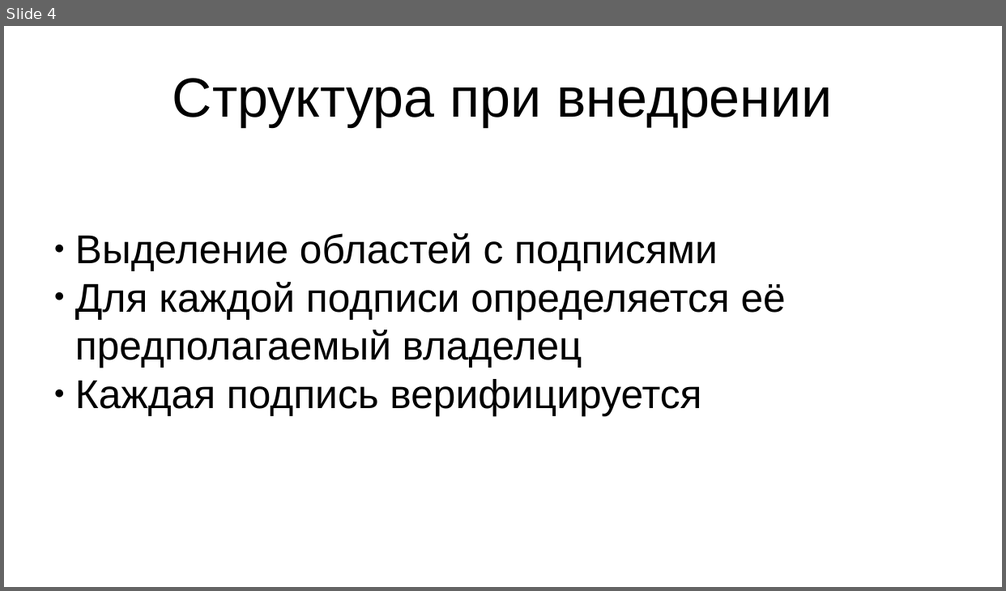
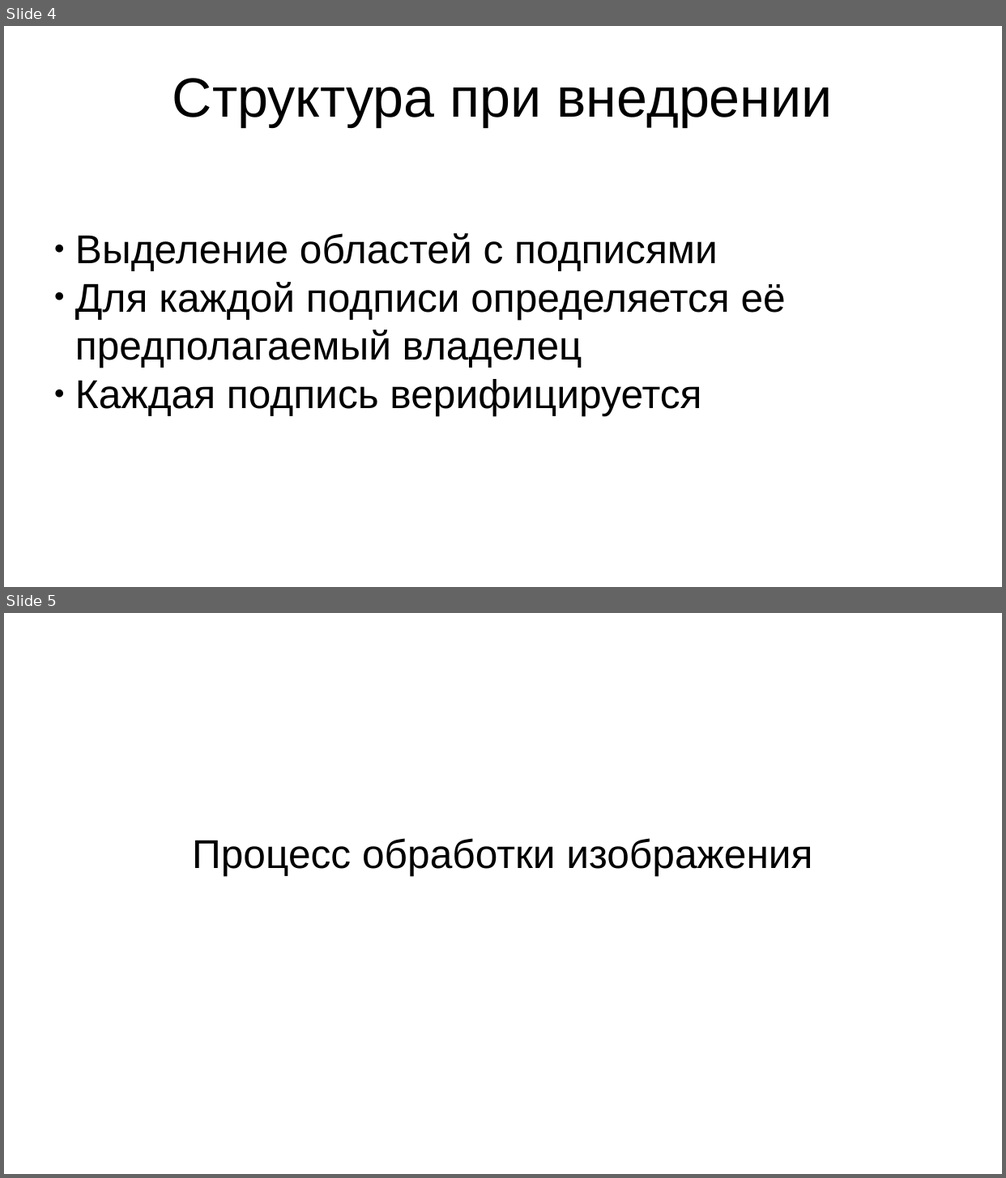
Before and after one commit to Apollon76/signature_detection, a slide deck: presentation.odp. Shown one above the other, each under a label of ours: slide 4 before the commit, slides 4 and 5 after it. The pictures are 1006x591 and 1006x1178 pixels, drawn with LibreOffice and Linux fonts; fonts in the diff are those of the drawing. Boxes give left, top, right and bottom in pixels: in the first picture for what was removed or moved away, otherwise in the second. Text is boxed around its words. In the diff, an @@ line names an element or a change of style, - is before the commit and + after.

```diff
--- a/presentation.odp
+++ b/presentation.odp
@@ slide 5 added at bbox=[4, 613, 1002, 1174], background #FFFFFF @@
@@ subtitle added at bbox=[192, 838, 812, 876], 32 pt, text #000000 @@
+Процесс обработки изображения
```
Also in this commit, not shown: 1 other slide added, 1 slide removed, 1 other file.
